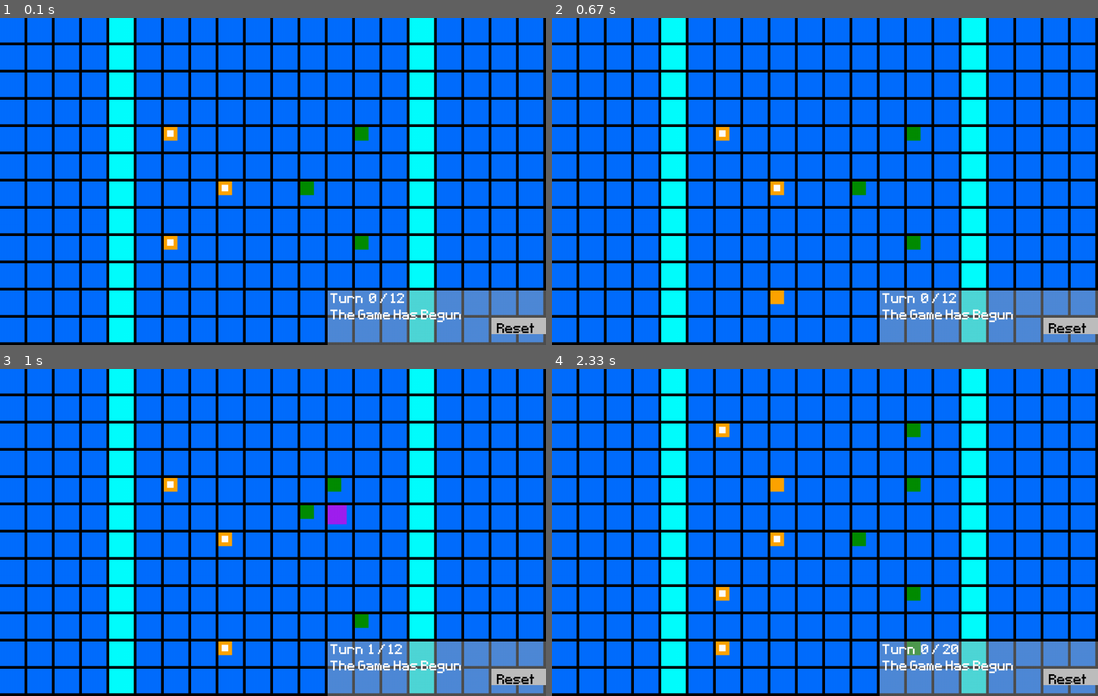
Above: before the commit, frames 1-4 (two rows, left to right).
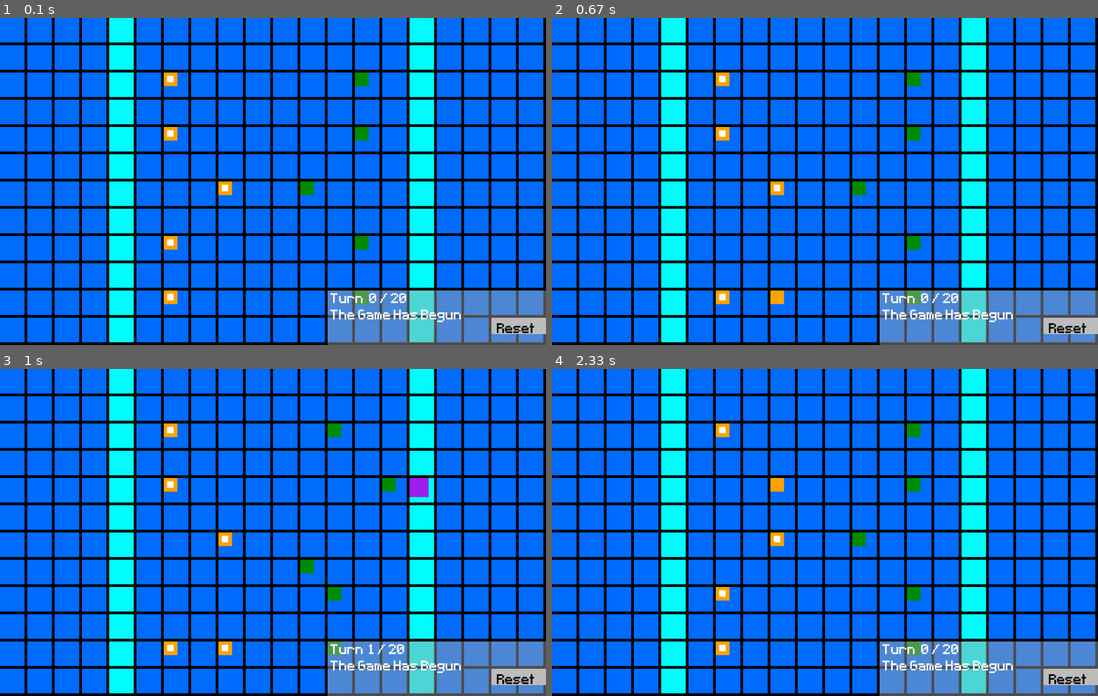
Above: after the commit, the same moments.

Repository: LWhite200/pygames
Game: pygame game, started from Final War/Final War.py
Two runs of this game, one before a commit and one after it. Both use one fixed random seed, a clock stepped at 60 frames per second and the inputs below.
Inputs (mouse positions are in pixels of both pictures, inside the frame that each line leads up to):
- Up to frame 1 (0.1 s): no input
- Up to frame 2 (0.67 s): press the mouse at (721, 243) at 0.37 s; move the mouse to (797, 269) at 0.47 s; release the mouse at (874, 299) at 0.6 s
- Up to frame 3 (1 s): tap Enter at 0.67 s
- Up to frame 4 (2.33 s): press the mouse at (1070, 676) at 1.03 s; move the mouse to (1010, 591) at 1.13 s; release the mouse at (956, 506) at 1.27 s; press the mouse at (721, 646) at 1.37 s; move the mouse to (715, 571) at 1.47 s; release the mouse at (715, 496) at 1.6 s; press the mouse at (1070, 676) at 1.7 s; move the mouse to (879, 627) at 1.8 s; release the mouse at (688, 581) at 1.93 s; press the mouse at (721, 483) at 2.03 s; move the mouse to (863, 489) at 2.13 s; release the mouse at (999, 499) at 2.27 s

The runs differ from the first frame. In frame 1, 0.5% of the frame differs, in the area x 30-75%, y 16-88%; in frame 2, 0.5%; in frame 3, 1.5%, in the area x 30-79%, y 16-88%; in frame 4, nothing differs.

Commit message:
Add files via upload

Diff:
--- a/Final War/Final War.py
+++ b/Final War/Final War.py
@@ -1,6 +1,8 @@
-" Better Movement "
-" Enemy A.I. "
+" Enemy A.I. - attack when player is rushing - improved movement like player - rush when low numbers"
 " Destroying Fences "
+
+" Bug I think to due with restarting idk" "Probably when enemy wins idk"
+" buttons not moving up "
 
 from collections import deque
 from fractions import Fraction
@@ -113,38 +115,43 @@
         xx, yy = self.x // wrdDiv, self.y // wrdDiv
         decrease = False
 
-        dir = [(-1, 0), (1, 0), (0, 1), (0, -1)]
-
-        while True:
-            ranStep = random.randint(1, 5)
+        dir = [(-1, 0), (0, 1), (0, -1), (1, 0)]
+
+        attempts = 0
+        while attempts < 10:
+            attempts += 1
+            ranStep = random.randint(1, 4) if not self.canBeAttacked else random.randint(1, 5)
+
             if self.canBeAttacked and random.random() < 0.95:
                 decrease = True
                 ranStep = 5
 
-            if ranStep == 5: # decrease the likely hood it will not move
+            if ranStep == 5:
                 if decrease:
                     break
                 decrease = True
-
             else:
-                dx, dy = dir[ranStep - 1]
+                if random.random() < 0.75:
+                    dx, dy = dir[0]
+                else:
+                    dx, dy = random.choice(dir[1:])
+
                 new_x, new_y = xx + dx, yy + dy
 
                 if 0 <= new_x < width // wrdDiv and 0 <= new_y < height // wrdDiv:
                     if wObj[new_x][new_y]:
-                        obj = wObj[new_x][new_y]
-                        if isinstance(obj, Fences):
-                            if obj.team: # false means it is a enemy
-                                continue
-                        else:
-                            continue
-
+                        continue
+
+                    if xx != new_x or yy != new_y:
+                        self.isDefending = False
                     wObj[xx][yy] = None
                     wObj[new_x][new_y] = self
                     self.x, self.y = new_x * wrdDiv, new_y * wrdDiv
                     break
 
+        # Update the enemy's position on screen
         self.rect.topleft = (self.x, self.y)
+
 
     def chooseMove(self):
         RN = random.randint(2, 5) # 5 means do nothing
@@ -239,12 +246,17 @@
             world[rand[0]][rand[1]] = 2
     updateBoard()
 
+PlayerObjs.append(playObj(300, 100, "norm"))
 PlayerObjs.append(playObj(300, 200, "norm"))
-PlayerObjs.append(playObj(400, 300, "God"))
+PlayerObjs.append(playObj(400, 300, "norm"))
 PlayerObjs.append(playObj(300, 400, "norm"))
+PlayerObjs.append(playObj(300, 500, "norm"))
+
+EnemyObjs.append(enemObj(650, 100))
 EnemyObjs.append(enemObj(650, 200))
 EnemyObjs.append(enemObj(550, 300))
 EnemyObjs.append(enemObj(650, 400))
+EnemyObjs.append(enemObj(650, 500))
 
 
 
@@ -385,29 +397,6 @@
         eA_rect = eA_surf.get_rect(center=(width // 2, height * Fraction(4, 5)))
         screen.blit(eA_surf, eA_rect)
 
-def gameOverScreen(pWin):
-    screen.blit(background, background_rect)
-
-    if pWin:
-        p = pygame.Surface((100, 200))
-        p.fill('Orange')
-        p_rect = p.get_rect(center=(width // 2, height // 2))
-        screen.blit(p, p_rect)
-
-        eA_surf = font.render("You Win", False, (254, 254, 254))
-        eA_rect = eA_surf.get_rect(center=(width // 2, height * Fraction(4, 5)))
-        screen.blit(eA_surf, eA_rect)
-    else:
-        e = pygame.Surface((100, 200))
-        e.fill('Purple')
-        e_rect = e.get_rect(center=(width // 2, height // 2))
-        screen.blit(e, e_rect)
-
-        eA_surf = font.render("You Lost", False, (254, 254, 254))
-        eA_rect = eA_surf.get_rect(center=(width // 2, height * Fraction(4, 5)))
-        screen.blit(eA_surf, eA_rect)
-
-
 # ------------------------------------------------------------------------------------------------------------
 # ------------------------------------------------------------------------------------------------------------
 # ------------------------------------------------------------------------------------------------------------
@@ -524,14 +513,15 @@
             if not button.onForever:
                 button.isOn = False
 
-def gameOverScreen(pWin):
+def gameOverScreen():
+    global endWho
     screen.blit(background, background_rect)
-    if endedTie:
+    if endWho == 3:
         eA_surf = font.render("Ended In A Tie", False, (254, 254, 254))
         eA_rect = eA_surf.get_rect(center=(width // 2, height // 2))
         screen.blit(eA_surf, eA_rect)
 
-    elif pWin:
+    elif endWho == 1:
         p = pygame.Surface((100, 200))
         p.fill('Orange')
         p_rect = p.get_rect(center=(width // 2, height // 2))
@@ -540,7 +530,7 @@
         eA_surf = font.render("You Win", False, (254, 254, 254))
         eA_rect = eA_surf.get_rect(center=(width // 2, height * Fraction(4, 5)))
         screen.blit(eA_surf, eA_rect)
-    else:
+    elif endWho == 2:
         e = pygame.Surface((100, 200))
         e.fill('Purple')
         e_rect = e.get_rect(center=(width // 2, height // 2))
@@ -553,7 +543,8 @@
 
 
 def reset():
-    global PlayerObjs, EnemyObjs, fenceObjs, world, wObj, worldScore, curTurn, toDisplayText, gameDone, showAttackScreen, numTurns
+    global PlayerObjs, EnemyObjs, fenceObjs, world, wObj, worldScore, curTurn, toDisplayText, gameDone, showAttackScreen, numTurns, endWho
+    endWho = 0
     gameDone, showAttackScreen = False, False
     world = [[0 for _ in range(hth)] for _ in range(wth)]
     wObj = [[None for _ in range(hth)] for _ in range(wth)]
@@ -564,6 +555,7 @@
     EnemyObjs = []
     fenceObjs = []
 
+
     PlayerObjs.append(playObj(300, 100, "norm"))
     PlayerObjs.append(playObj(300, 200, "norm"))
     PlayerObjs.append(playObj(400, 300, "norm"))
@@ -575,6 +567,7 @@
     EnemyObjs.append(enemObj(550, 300))
     EnemyObjs.append(enemObj(650, 400))
     EnemyObjs.append(enemObj(650, 500))
+
     numTurns = (len(PlayerObjs) + len(EnemyObjs)) * 2
     updateBoard()
 
@@ -587,7 +580,7 @@
 pushMode = False
 pullMode = False
 gameDone = False
-endedTie = False
+endWho = 0 # [1 = player, 2 = enemy, 3 = tie]
 
 numTurns = (len(PlayerObjs) + len(EnemyObjs)) * 2
 
@@ -602,18 +595,23 @@
 
 
 while True:
-
-    if (not PlayerObjs or not EnemyObjs) and not showAttackScreen or nPG >= len(PlayerObjs) or nEG >= len(EnemyObjs) or curTurn > numTurns:
+    if (not PlayerObjs or not EnemyObjs or nPG >= len(PlayerObjs) or nEG >= len(EnemyObjs) or curTurn > numTurns) and not showAttackScreen:
         if curTurn > numTurns:
-            endedTie = True
-        else:
-            endedTie = False
+            endWho = 3
+        elif not PlayerObjs:
+            endWho = 2
+        elif nEG >= len(EnemyObjs):
+            endWho = 2
+        elif not EnemyObjs: # or
+            endWho = 1
+        elif nPG >= len(PlayerObjs):
+            endWho = 1
 
         toDisplayText = "Game Over"
         gameDone = True
 
         for event in pygame.event.get():
-            if event.type == pygame.KEYDOWN or event.type == pygame.MOUSEBUTTONDOWN:
+            if event.type == pygame.KEYDOWN or event.type == pygame.MOUSEBUTTONDOWN:  #
                 reset()
             if event.type == pygame.QUIT:
                 pygame.quit()
@@ -885,27 +883,32 @@
                     new_y = mouse_y + dOY
                     new_x = (new_x // wrdDiv) * wrdDiv
                     new_y = (new_y // wrdDiv) * wrdDiv
-
                     max_dist = draPla.moveDistance  # Movement distance limit
                     if abs(new_x - oriX) > max_dist * wrdDiv:
                         new_x = oriX + max_dist * wrdDiv if new_x > oriX else oriX - max_dist * wrdDiv
                     if abs(new_y - oriY) > max_dist * wrdDiv:
                         new_y = oriY + max_dist * wrdDiv if new_y > oriY else oriY - max_dist * wrdDiv
-
                     draPla.rect.topleft = (new_x, new_y)
 
-                    for dx in range(-max_dist, max_dist + 1):
-                        for dy in range(-max_dist, max_dist + 1):
-                            if 0 <= (oriX // wrdDiv + dx) < wth and 0 <= (oriY // wrdDiv + dy) < hth:
-                                if abs(dx) <= max_dist and abs(dy) <= max_dist:
-
-                                    goodSpot = True
-                                    if wObj[(oriX // wrdDiv) + dx][(oriY // wrdDiv) + dy]:
-                                        goodSpot = False
-                                    if (dx == 0 and dy == 0) and goodSpot:
-                                        world[(oriX // wrdDiv) + dx][(oriY // wrdDiv) + dy] = 2
-                                    elif goodSpot:
-                                        world[(oriX // wrdDiv) + dx][(oriY // wrdDiv) + dy] = 3
+                    q = deque()
+                    visit = set()
+                    dir = [(0, 1), (1, 0), (0, -1), (-1,0), (-1, -1), (-1, 1), (1, -1), (1,1)]
+                    dirTwo = [(-1, -1), (-1, 1), (1, -1), (1,1)] # ignore for now
+                    q = deque([(oriX // wrdDiv, oriY // wrdDiv)])
+                    visit = set([(oriX // wrdDiv, oriY // wrdDiv)])
+                    count = 0
+                    while q and count < max_dist:
+                        count += 1
+
+                        for _ in range(len(q)):
+                            x, y = q.popleft()
+
+                            for dx, dy in dir:
+                                nx, ny = x + dx, y + dy
+                                if 0 <= nx < wth and 0 <= ny < hth and not wObj[nx][ny] and (nx, ny) not in visit:
+                                    q.append((nx, ny))
+                                    visit.add((nx, ny))
+                                    world[nx][ny] = 3
 
 
             if event.type == pygame.MOUSEBUTTONUP:
@@ -918,7 +921,7 @@
                         if wObj[new_x][new_y]:
                             goodSpot = False
 
-                        if (draPla.x != new_x * wrdDiv or draPla.y != new_y * wrdDiv) and goodSpot:
+                        if (draPla.x != new_x * wrdDiv or draPla.y != new_y * wrdDiv) and goodSpot and world[new_x][new_y] == 3:
                             draPla.hasMoved = True
                             draPla.x = new_x * wrdDiv
                             draPla.y = new_y * wrdDiv
@@ -931,17 +934,11 @@
                             draPla.rect.y = oriY
                         updateBoard()
                         draPla = None
-
-
-
     if not showAttackScreen and not gameDone:
         displayBoard()
     elif showAttackScreen:
         battleScreen()
     else:
-        if PlayerObjs:
-            gameOverScreen(True)
-        else:
-            gameOverScreen(False)
+        gameOverScreen()
     pygame.display.update()
     clock.tick(60)
